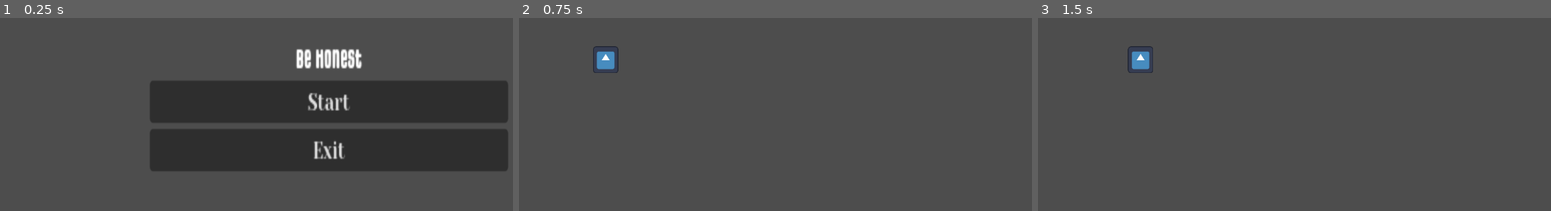
Above: before the commit, frames 1-3 (left to right).
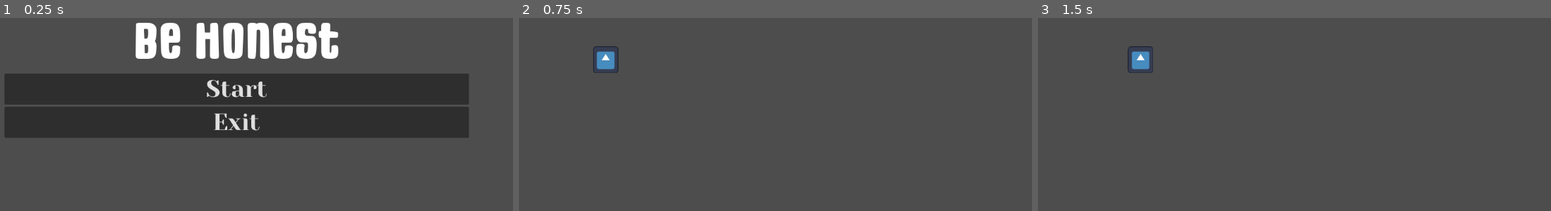
Above: after the commit, the same moments.

Repository: aboba704/Game
Game: Godot game, scene res://MainScene/ MainMenu.tscn
The game is run twice, just before and just after one commit, with the same random seed, the same clock (stepped at 60 frames per second) and the same inputs. The engine's default icon, where the game draws it, is replaced by a stand-in: a white triangle on a blue panel in a dark square.
Inputs:
- Up to frame 1 (0.25 s): no input
- Up to frame 2 (0.75 s): click "Start" at 0.5 s
- Up to frame 3 (1.5 s): tap Enter at 1.25 s; hold D (Right) from 1.28 s (still down)

The runs differ from the first frame. In frame 1, 34% of the frame differs, in the area x 0-100%, y 2-80%; in frame 2, nothing differs; in frame 3, nothing differs.

Commit message:
GAMEV2
MENUUPDARE

Diff:
--- a/MainScene/ MainMenu.tscn
+++ b/MainScene/ MainMenu.tscn
@@ -13,32 +13,39 @@
 anchor_top = 0.5
 anchor_right = 0.5
 anchor_bottom = 0.5
-offset_left = -179.0
-offset_top = -63.5
-offset_right = 179.0
-offset_bottom = 63.5
+offset_left = -576.0
+offset_top = -324.0
+offset_right = 573.0
+offset_bottom = 325.0
 grow_horizontal = 2
 grow_vertical = 2
-scale = Vector2(2.04505, 3.19683)
 size_flags_horizontal = 4
+theme_override_constants/margin_left = 100
+theme_override_constants/margin_top = 100
+theme_override_constants/margin_right = 100
+theme_override_constants/margin_bottom = 100
 
 [node name="VBoxContainer" type="VBoxContainer" parent="MarginContainer"]
 layout_mode = 2
+size_flags_vertical = 4
 
 [node name="Label" type="Label" parent="MarginContainer/VBoxContainer"]
 layout_mode = 2
 theme_override_fonts/font = ExtResource("2_vixat")
+theme_override_font_sizes/font_size = 102
 text = "Be Honest"
 horizontal_alignment = 1
 
 [node name="Button" type="Button" parent="MarginContainer/VBoxContainer"]
 layout_mode = 2
 theme_override_fonts/font = ExtResource("3_klxd7")
+theme_override_font_sizes/font_size = 48
 text = "Start"
 
 [node name="Button2" type="Button" parent="MarginContainer/VBoxContainer"]
 layout_mode = 2
 theme_override_fonts/font = ExtResource("3_klxd7")
+theme_override_font_sizes/font_size = 48
 text = "Exit"
 
 [connection signal="pressed" from="MarginContainer/VBoxContainer/Button" to="." method="_on_button_pressed"]
--- a/hud.tscn
+++ /dev/null
@@ -1,50 +0,0 @@
-[gd_scene load_steps=3 format=3 uid="uid://delgl6x1ltlju"]
-
-[ext_resource type="FontFile" uid="uid://c6jmx3qxib4ld" path="res://art/YesevaOne-Regular.ttf" id="1_qhdd3"]
-[ext_resource type="FontFile" uid="uid://dbiepu55fiupv" path="res://art/MightySouly-lxggD.ttf" id="2_4puso"]
-
-[node name="Control" type="Control"]
-layout_mode = 3
-anchors_preset = 15
-anchor_right = 1.0
-anchor_bottom = 1.0
-grow_horizontal = 2
-grow_vertical = 2
-
-[node name="HUD" type="CanvasLayer" parent="."]
-
-[node name="StartButton" type="Button" parent="HUD"]
-anchors_preset = 8
-anchor_left = 0.5
-anchor_top = 0.5
-anchor_right = 0.5
-anchor_bottom = 0.5
-offset_left = -209.5
-offset_top = -41.5
-offset_right = 209.5
-offset_bottom = 41.5
-grow_horizontal = 2
-grow_vertical = 2
-theme_override_fonts/font = ExtResource("1_qhdd3")
-theme_override_font_sizes/font_size = 64
-text = "Начать игру"
-
-[node name="Message" type="Label" parent="HUD"]
-offset_right = 40.0
-offset_bottom = 23.0
-
-[node name="ScoreLabel" type="Label" parent="HUD"]
-anchors_preset = 5
-anchor_left = 0.5
-anchor_right = 0.5
-offset_left = -29.0
-offset_right = 29.0
-offset_bottom = 79.0
-grow_horizontal = 2
-theme_override_fonts/font = ExtResource("2_4puso")
-theme_override_font_sizes/font_size = 64
-text = "50"
-horizontal_alignment = 1
-vertical_alignment = 1
-
-[node name="MeassageTimer" type="Timer" parent="HUD"]
